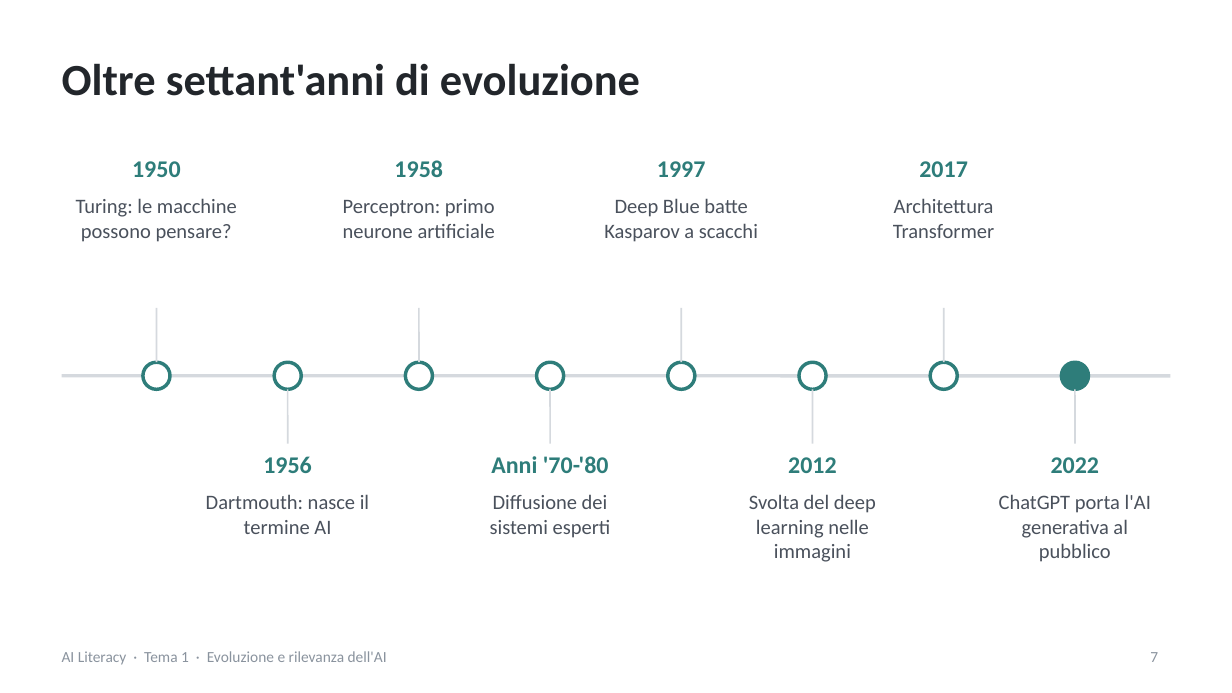
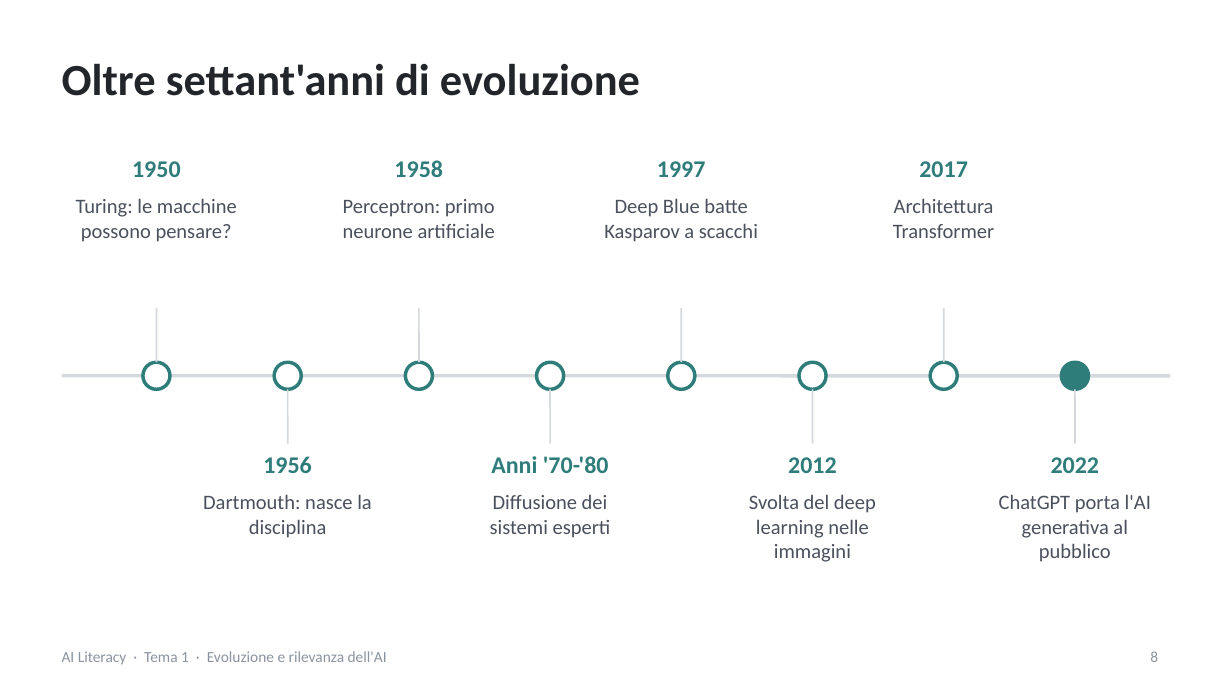
Before and after one commit to NetAi-IT/Formazione-AI-Literacy-Official, a slide deck: slide 8 of Base/Tema1_Evoluzione_e_rilevanza_AI.pptx (slide 7 before the commit). Drawn at 1232x693 pixels with LibreOffice and Linux fonts; fonts in the diff are those of the drawing. Boxes give left, top, right and bottom in pixels: in the first picture for what was removed or moved away, otherwise in the second. Text is boxed around its words. In the diff, an @@ line names an element or a change of style, - is before the commit and + after.

```diff
--- a/Base/Tema1_Evoluzione_e_rilevanza_AI.pptx
+++ b/Base/Tema1_Evoluzione_e_rilevanza_AI.pptx
@@ text at [203, 494, 372, 538]: text changed @@
-Dartmouth: nasce il termine AI
+Dartmouth: nasce la disciplina
@@ page number at [1150, 651, 1158, 662]: text changed @@
-7
+8
```
Also in this commit, not shown: 11 other slides changed, 4 slides added, 9 other files.
